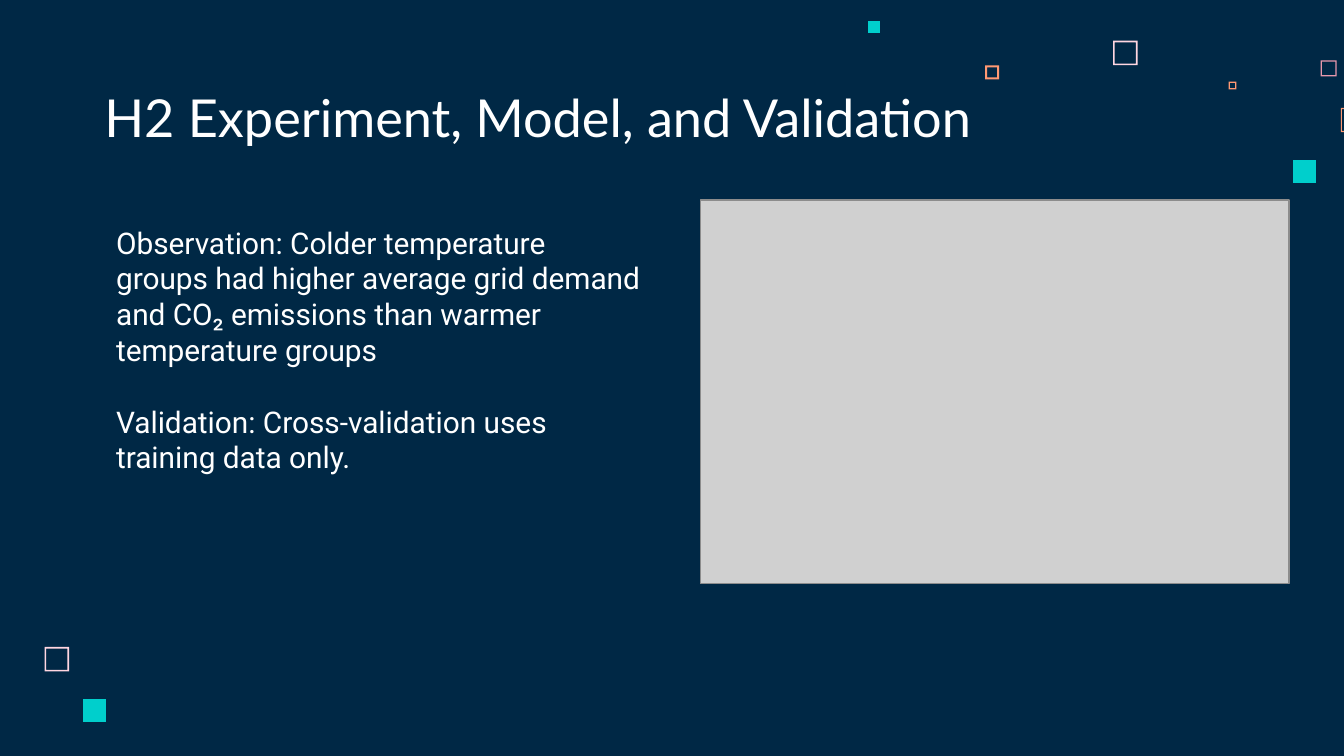
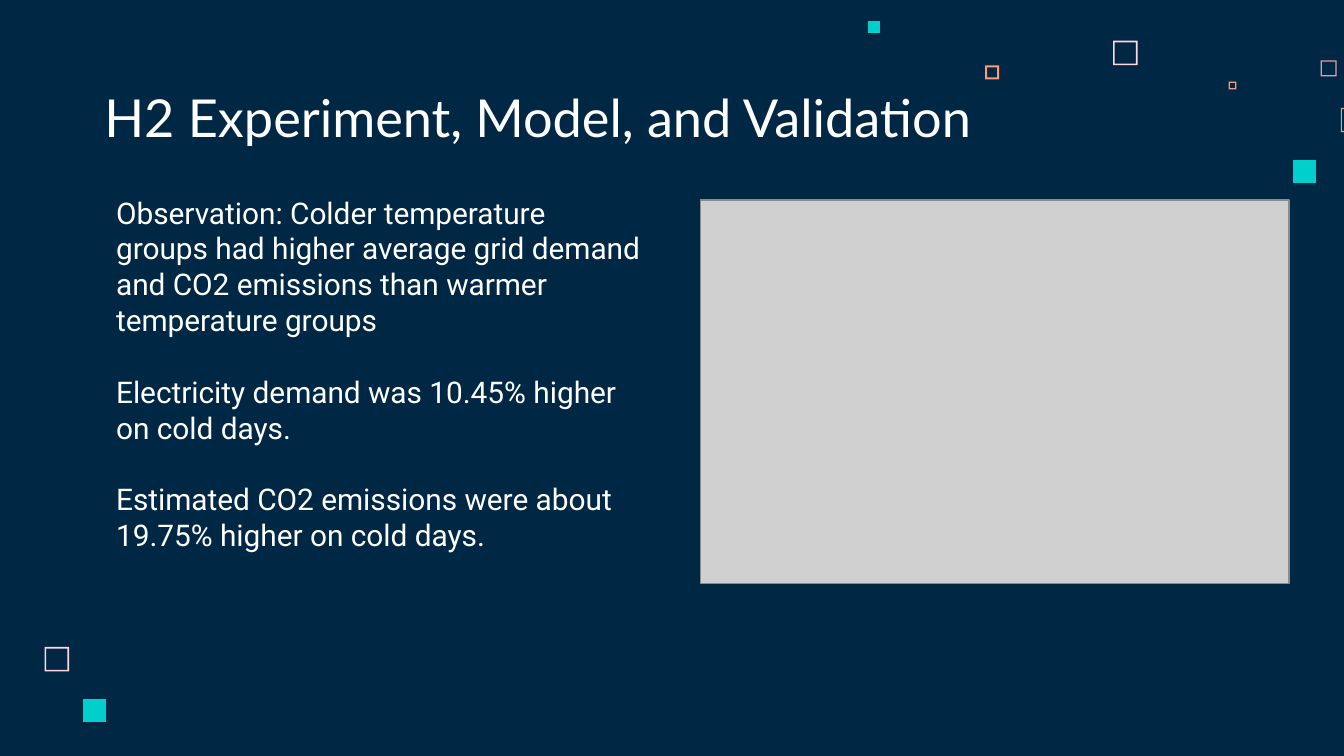
Before and after one commit to jandrew2353/Group1-491, a slide deck: slide 25 of Topic3_Climate_Energy_The_Green_Tech_Carbon_Spike/Docs/4913 - The Green Tech Carbon Spike.pptx. Drawn at 1344x756 pixels with LibreOffice and Linux fonts; fonts in the diff are those of the drawing; grey boxes stand for pictures. Boxes give left, top, right and bottom in pixels: in the first picture for what was removed or moved away, otherwise in the second. Text is boxed around its words. In the diff, an @@ line names an element or a change of style, - is before the commit and + after.

```diff
--- a/Topic3_Climate_Energy_The_Green_Tech_Carbon_Spike/Docs/4913 - The Green Tech Carbon Spike.pptx
+++ b/Topic3_Climate_Energy_The_Green_Tech_Carbon_Spike/Docs/4913 - The Green Tech Carbon Spike.pptx
@@ text at (116,201,640,553): text changed @@
-Observation: Colder temperature groups had higher average grid demand and CO₂ emissions than warmer temperature groups
-Validation: Cross-validation uses training data only.
+Observation: Colder temperature groups had higher average grid demand and CO2 emissions than warmer temperature groups
+Electricity demand was 10.45% higher on cold days.
+Estimated CO2 emissions were about 19.75% higher on cold days.
```
Also in this commit, not shown: 5 other slides changed.
